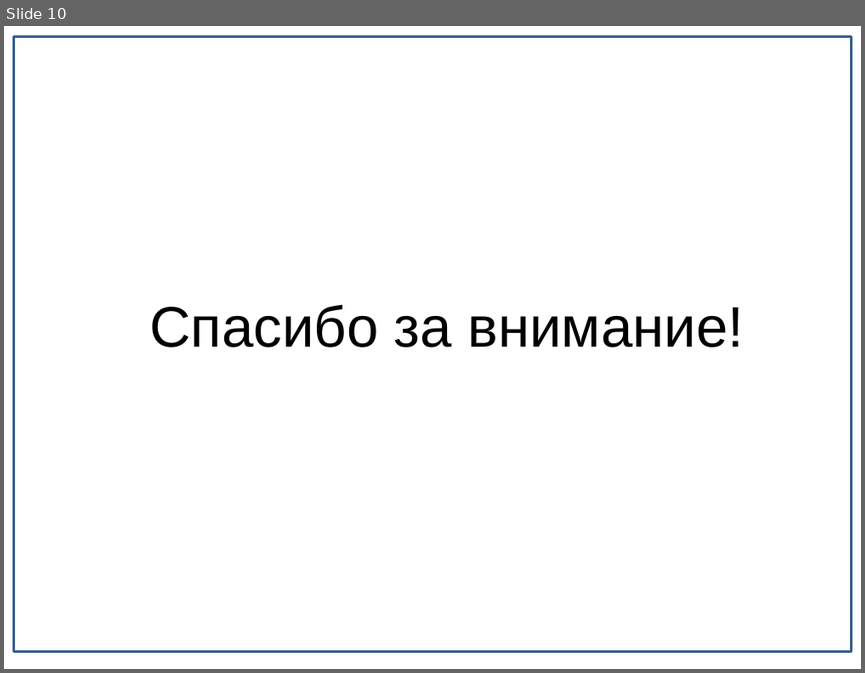
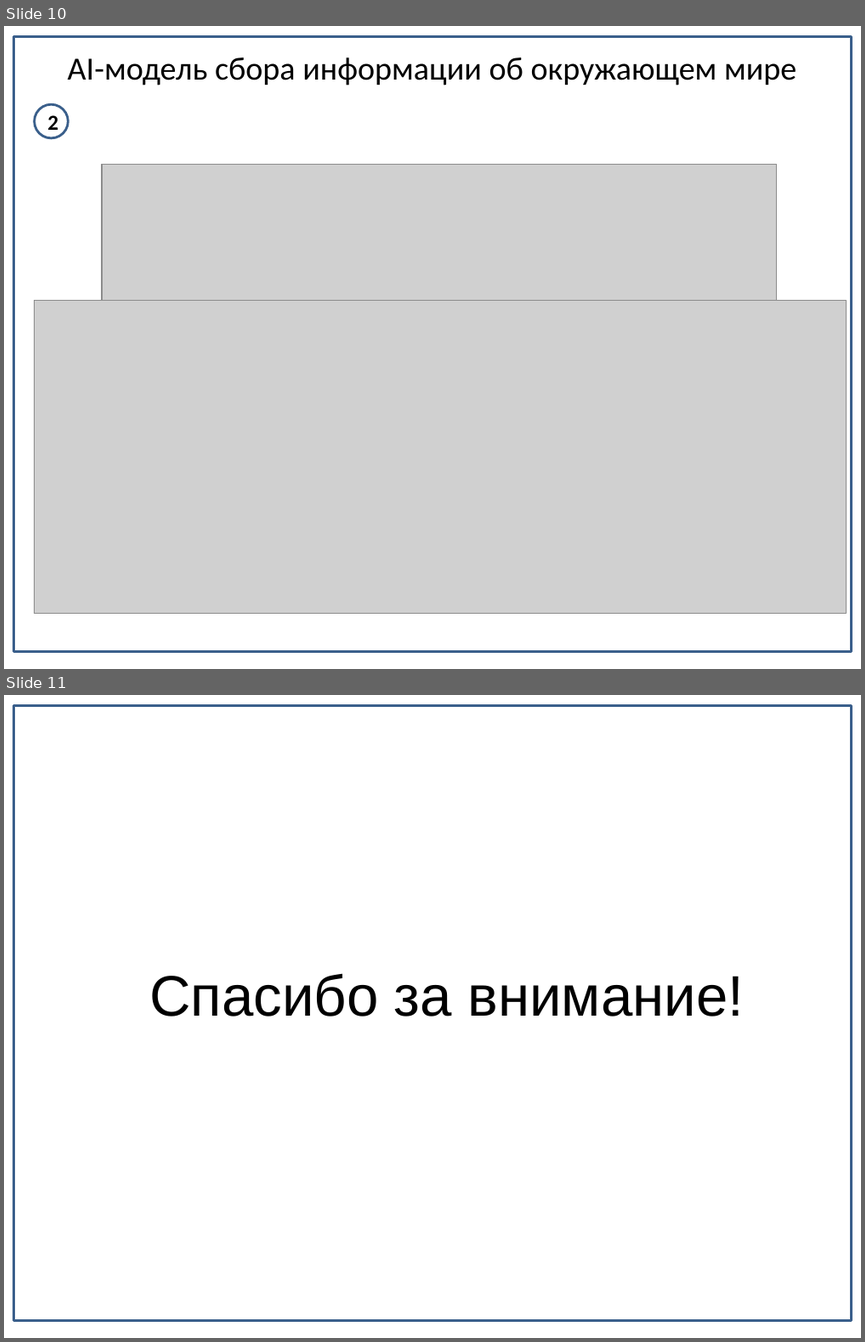
Before and after one commit to CrazyBread/TextHandler, a slide deck: Документы/Презентация.pptx. Shown one above the other, each under a label of ours: slide 10 before the commit, slides 10 and 11 after it. The pictures are 865x673 and 865x1342 pixels, drawn with LibreOffice and Linux fonts; fonts in the diff are those of the drawing; grey boxes stand for pictures. Boxes give left, top, right and bottom in pixels: in the first picture for what was removed or moved away, otherwise in the second. Text is boxed around its words. In the diff, an @@ line names an element or a change of style, - is before the commit and + after.

```diff
--- a/Документы/Презентация.pptx
+++ b/Документы/Презентация.pptx
@@ slide 10 added at bbox=[4, 26, 861, 669], background #FFFFFF @@
@@ rectangle added at bbox=[14, 37, 851, 652], outline #3A5F8C 2 pt @@
@@ text added at bbox=[68, 57, 796, 86], 27.2 pt, text #000000 @@
+AI-модель сбора информации об окружающем мире
@@ ellipse added at bbox=[34, 105, 68, 138], fill #FFFFFF, outline #3A5F8C 2 pt, 18 pt, text #000000, bold @@
+2
@@ picture added at bbox=[102, 164, 776, 340] @@
@@ picture added at bbox=[34, 301, 846, 612] @@
@@ what was slide 10 is now slide 11 @@
```
Also in this commit, not shown: 6 slides changed, 1 other file.
